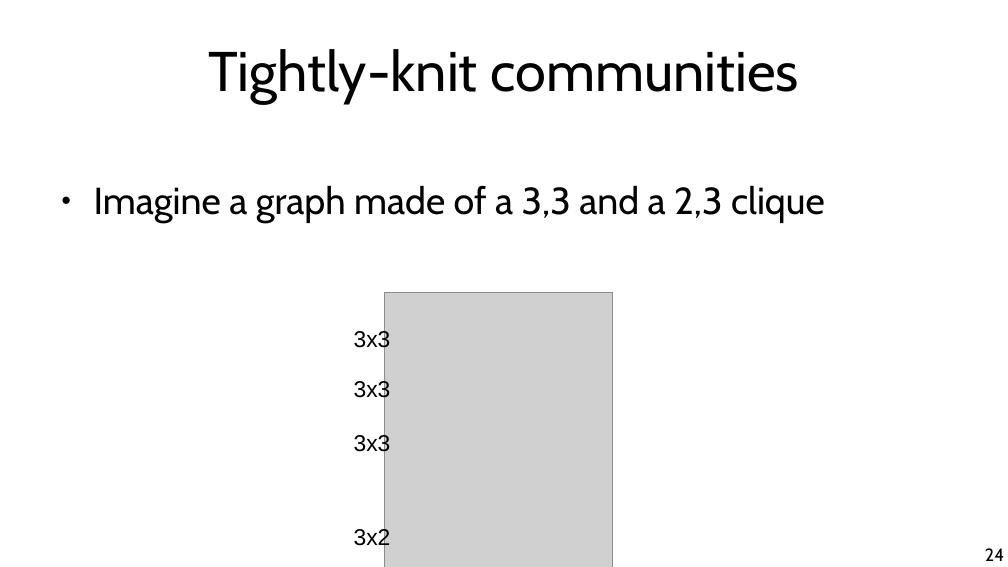
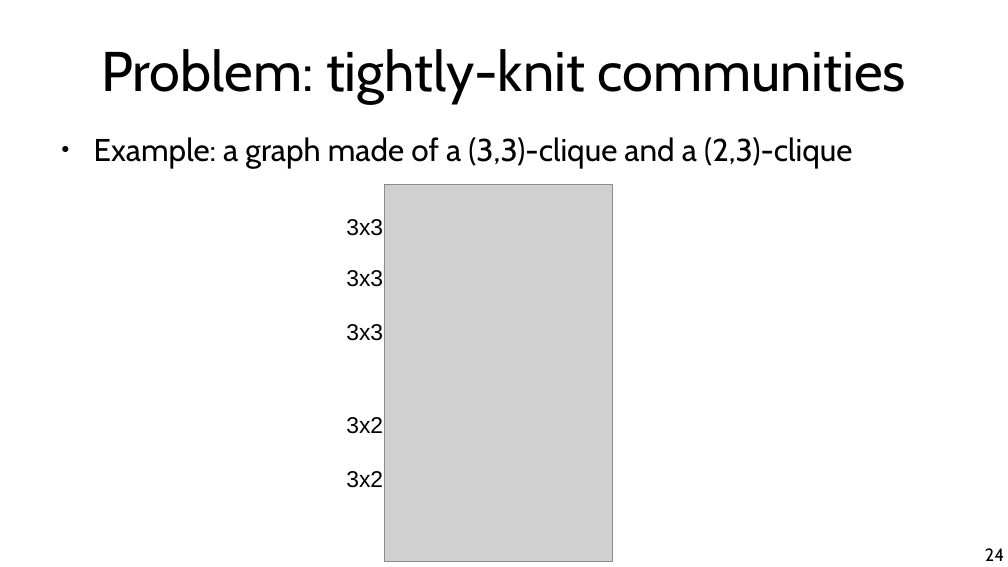
Before and after one commit to chatox/networks-science-course, a slide deck: slide 24 of theory/tt09_centrality.odp. Drawn at 1008x567 pixels with LibreOffice and Linux fonts; fonts in the diff are those of the drawing; grey boxes stand for pictures. Boxes give left, top, right and bottom in pixels: in the first picture for what was removed or moved away, otherwise in the second. Text is boxed around its words. In the diff, an @@ line names an element or a change of style, - is before the commit and + after.

```diff
--- a/theory/tt09_centrality.odp
+++ b/theory/tt09_centrality.odp
@@ title at [101,49,906,103]: text changed @@
-Tightly-knit communities
+Problem: tightly-knit communities
@@ text at [94,137,852,168]: text changed; size 29.6 to 24.8 pt @@
-● Imagine a graph made of a 3,3 and a 2,3 clique
+● Example: a graph made of a (3,3)-clique and a (2,3)-clique
@@ text "3x3" rewrapped from [354,433,391,457] to [346,219,383,236] @@
@@ picture: place and size @@
-picture at [384,293,613,567]
+picture at [384,185,613,562]
@@ text "3x3" rewrapped from [354,379,391,403] to [346,270,383,287] @@
@@ text "3x3" rewrapped from [354,329,391,353] to [346,324,383,341] @@
@@ text added at [346,417,383,434], 18 pt, text #000000 @@
+3x2
@@ text "3x2" rewrapped from [354,527,391,551] to [346,471,383,488] @@
```
Also in this commit, not shown: 8 other slides changed, 30 slides added, 2 slides removed.
